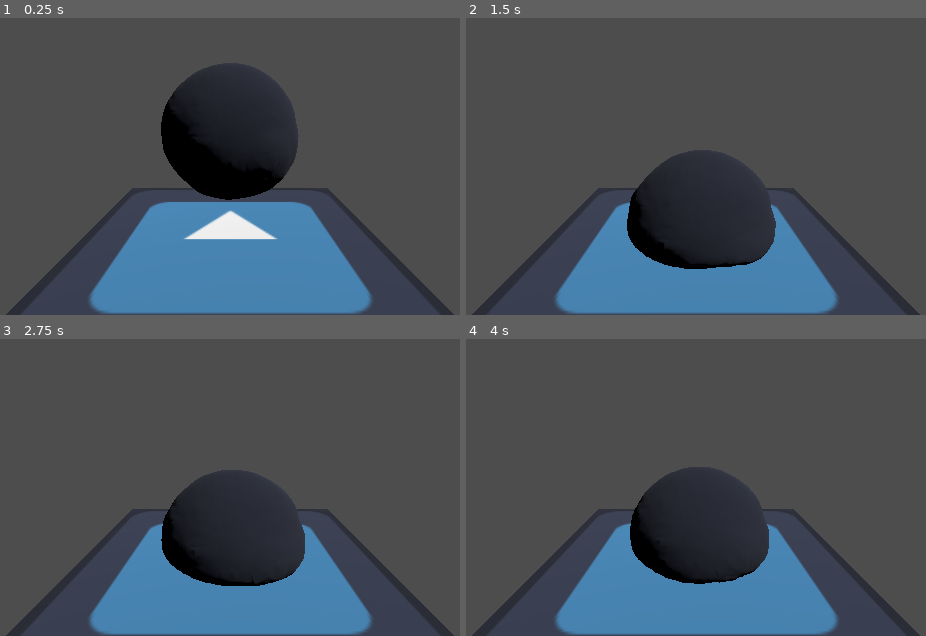
Above: before the commit, frames 1-4 (two rows, left to right).
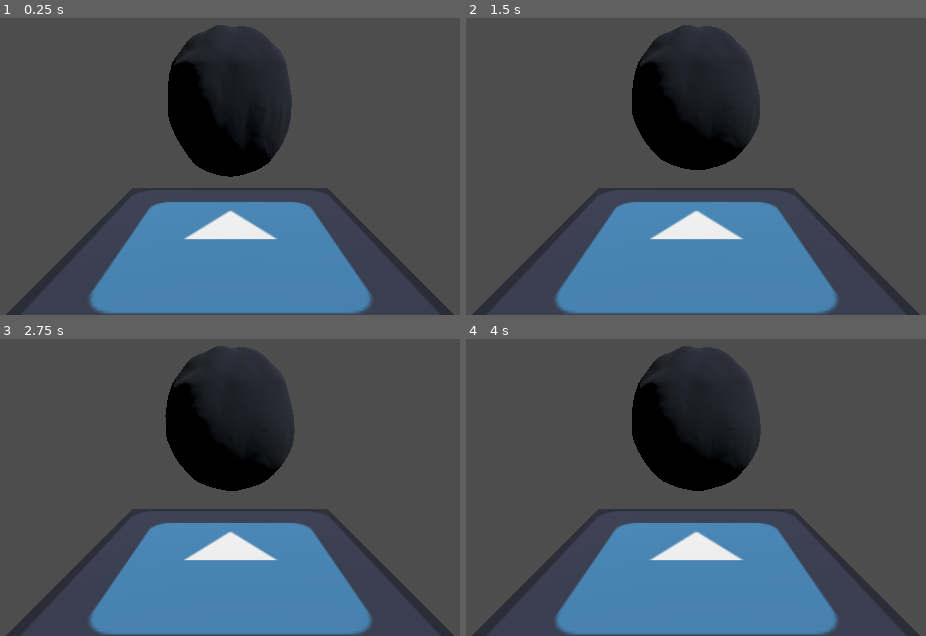
Above: after the commit, the same moments.

Repository: NatsuPotato/MySoftbodyGirlfriend
Game: Godot game, scene res://test.tscn
The game is run twice, just before and just after one commit, with the same random seed, the same clock (stepped at 60 frames per second) and the same inputs. The engine's default icon, where the game draws it, is replaced by a stand-in: a white triangle on a blue panel in a dark square.
Inputs:
- Up to frame 1 (0.25 s): no input
- Up to frame 2 (1.5 s): no input
- Up to frame 3 (2.75 s): no input
- Up to frame 4 (4 s): no input

The runs differ from the first frame. In frame 1, 8.5% of the frame differs, in the area x 35-65%, y 2-62%; in frame 2, 20%, in the area x 35-68%, y 2-85%; in frame 3, 20%; in frame 4, 19%.

Commit message:
Procedural pinning

Diff:
--- /dev/null
+++ b/test.gd
@@ -0,0 +1,14 @@
+extends SoftBody3D
+
+# https://docs.godotengine.org/en/stable/classes/class_softbody3d.html
+
+func _ready() -> void:
+
+	var arrays = mesh.surface_get_arrays(0)[0]
+
+	for i in arrays.size():
+		if (arrays[i].y > 0.5):
+			set_point_pinned(i, true)
+
+func _process(_delta: float) -> void:
+	pass
--- a/test.tscn
+++ b/test.tscn
@@ -1,15 +1,11 @@
-[gd_scene load_steps=9 format=3 uid="uid://bmkc7560524m1"]
+[gd_scene load_steps=8 format=3 uid="uid://bmkc7560524m1"]
 
 [ext_resource type="ArrayMesh" uid="uid://npqgx2xdnhol" path="res://blob.obj" id="1_nvdve"]
 [ext_resource type="Texture2D" uid="uid://cqicknynircv0" path="res://icon.svg" id="1_rie2w"]
+[ext_resource type="Script" path="res://test.gd" id="3_8rnoh"]
 
-[sub_resource type="StandardMaterial3D" id="StandardMaterial3D_568bp"]
+[sub_resource type="StandardMaterial3D" id="StandardMaterial3D_31m2l"]
 albedo_texture = ExtResource("1_rie2w")
-
-[sub_resource type="CompressedTexture2D" id="CompressedTexture2D_f7tpb"]
-
-[sub_resource type="StandardMaterial3D" id="StandardMaterial3D_erygb"]
-albedo_texture = SubResource("CompressedTexture2D_f7tpb")
 
 [sub_resource type="StandardMaterial3D" id="StandardMaterial3D_wrbt8"]
 albedo_texture = ExtResource("1_rie2w")
@@ -23,11 +19,11 @@
 
 [node name="SoftBody" type="SoftBody3D" parent="."]
 transform = Transform3D(0.3, 0, 0, 0, 0.3, 0, 0, 0, 0.3, 0, 1, 0)
-material_override = SubResource("StandardMaterial3D_568bp")
+material_override = SubResource("StandardMaterial3D_31m2l")
 mesh = ExtResource("1_nvdve")
-surface_material_override/0 = SubResource("StandardMaterial3D_erygb")
 linear_stiffness = 0.85
 pressure_coefficient = 6.41
+script = ExtResource("3_8rnoh")
 
 [node name="Floor" type="StaticBody3D" parent="."]
 
Not shown, added: .DS_Store
